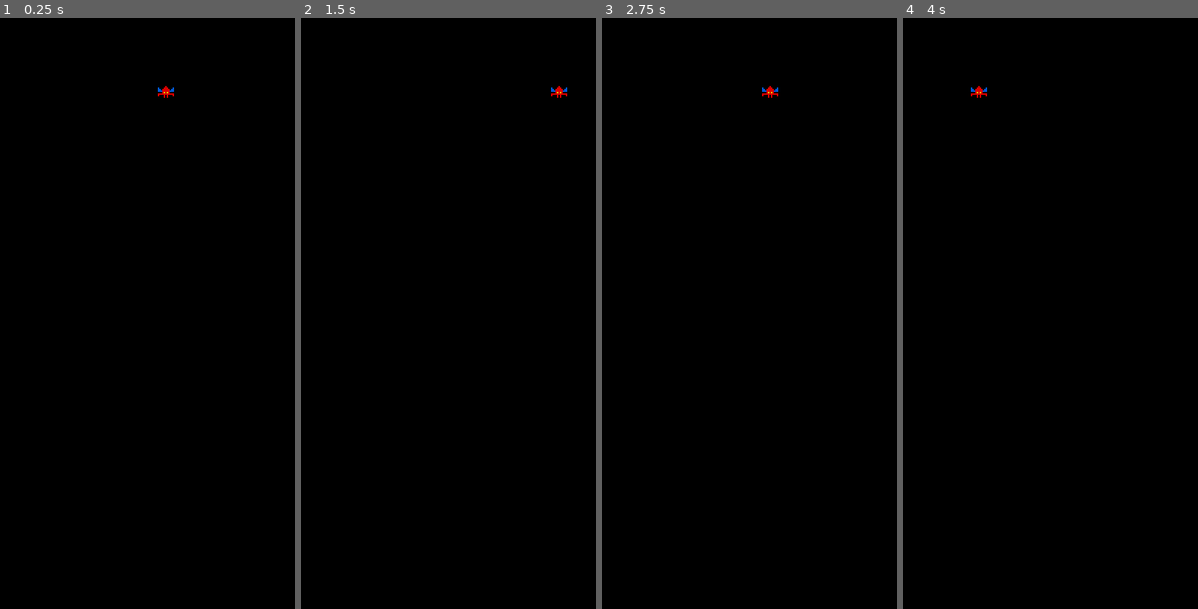
Above: before the commit, frames 1-4 (left to right).
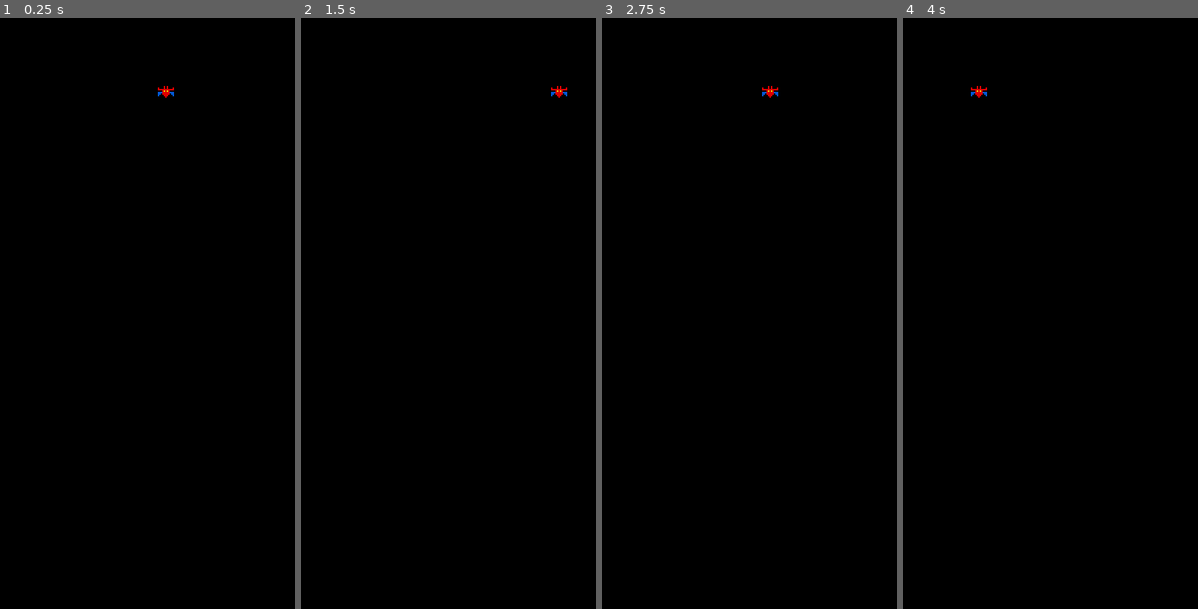
Above: after the commit, the same moments.

Repository: neilsheppard/Wireframe
Game: Godot game, scene res://Galaxian.tscn
The game is run twice, just before and just after one commit, with the same random seed, the same clock (stepped at 60 frames per second) and the same inputs.
Inputs:
- Up to frame 1 (0.25 s): no input
- Up to frame 2 (1.5 s): no input
- Up to frame 3 (2.75 s): no input
- Up to frame 4 (4 s): no input

The runs differ from the first frame. In frame 1, less than 0.1% of the frame differs, in the area x 53-59%, y 11-14%; in frame 2, less than 0.1%; in frame 3, less than 0.1%; in frame 4, less than 0.1%.

Commit message:
Correct alien rotation

Diff:
--- a/Issue2/Alien.tscn
+++ b/Issue2/Alien.tscn
@@ -4,14 +4,14 @@
 [ext_resource path="res://Alien.gd" type="Script" id=2]
 
 [sub_resource type="RectangleShape2D" id=1]
-extents = Vector2( 11, 8 )
+extents = Vector2( 15, 19 )
 
 [node name="Alien" type="KinematicBody2D"]
 position = Vector2( 200, 400 )
 script = ExtResource( 2 )
 
 [node name="Sprite" type="Sprite" parent="."]
-rotation = 1.5708
+rotation = 4.71239
 texture = ExtResource( 1 )
 
 [node name="CollisionShape2D" type="CollisionShape2D" parent="."]
